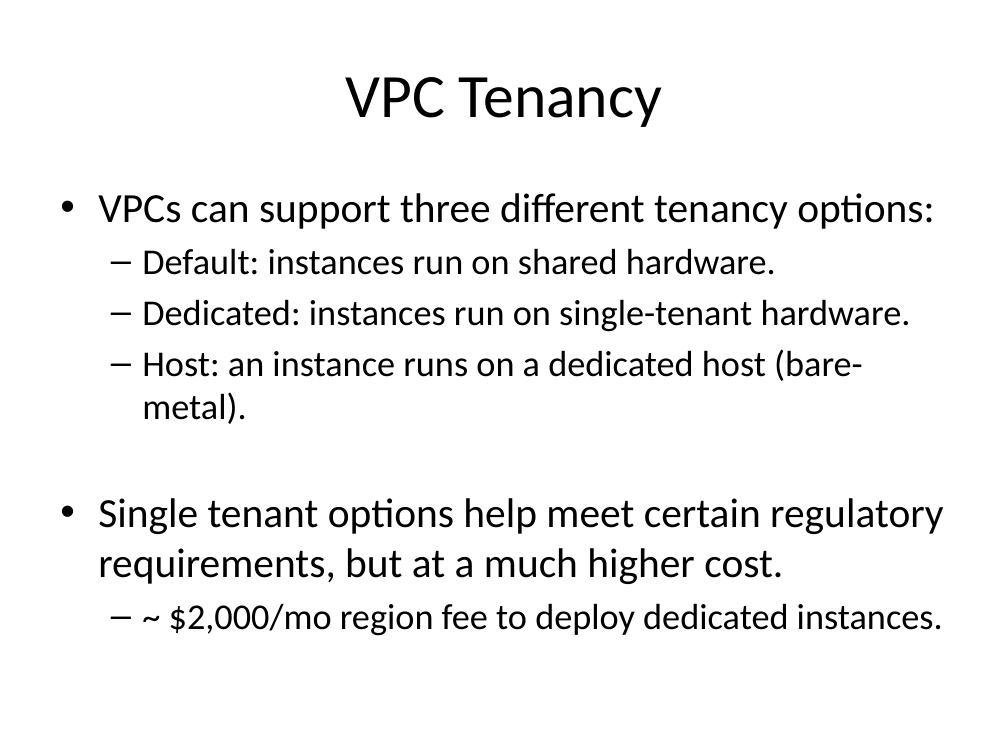
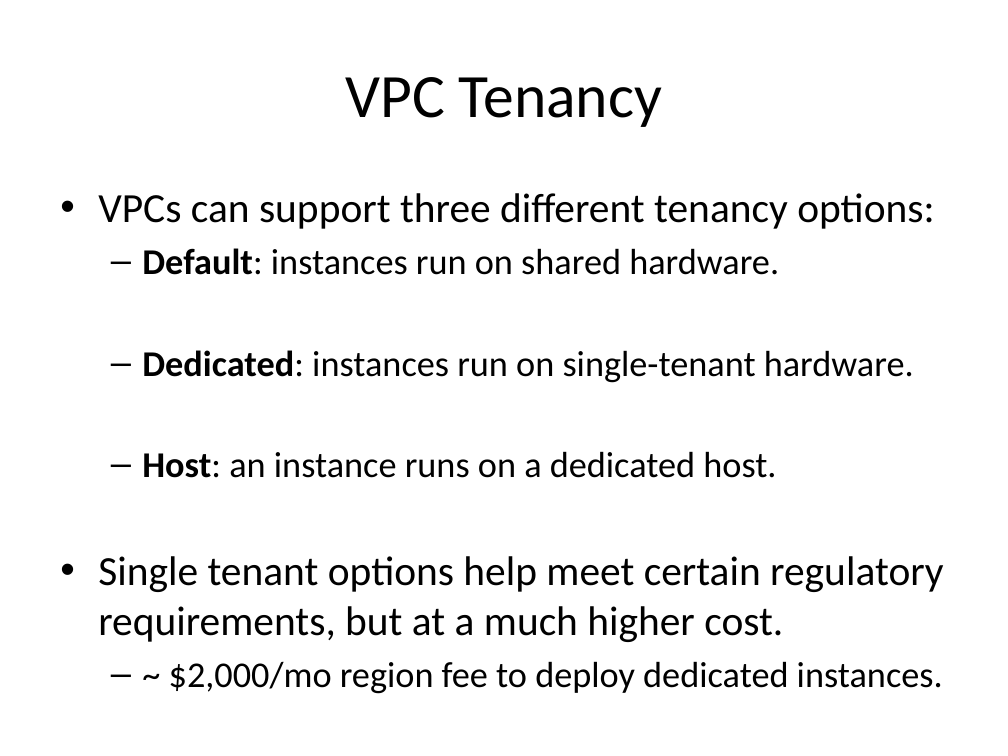
Before and after one commit to jasondbaker/infrastructure-class, a slide deck: slide 23 of lectures/infrastructure-week-5.pptx (slide 22 before the commit). Drawn at 1008x756 pixels with LibreOffice and Linux fonts; fonts in the diff are those of the drawing. Boxes give left, top, right and bottom in pixels: in the first picture for what was removed or moved away, otherwise in the second. Text is boxed around its words. In the diff, an @@ line names an element or a change of style, - is before the commit and + after.

```diff
--- a/lectures/infrastructure-week-5.pptx
+++ b/lectures/infrastructure-week-5.pptx
@@ text at [142, 248, 914, 383]: bold on in "Default:", "Dedicated:" @@
@@ text at [142, 451, 776, 478]: text changed @@
-  – Host: an instance runs on a dedicated host (bare-metal).
+  – Host: an instance runs on a dedicated host.
```
Also in this commit, not shown: 4 other slides changed, 1 slide added, 1 slide removed, 3 other files.
